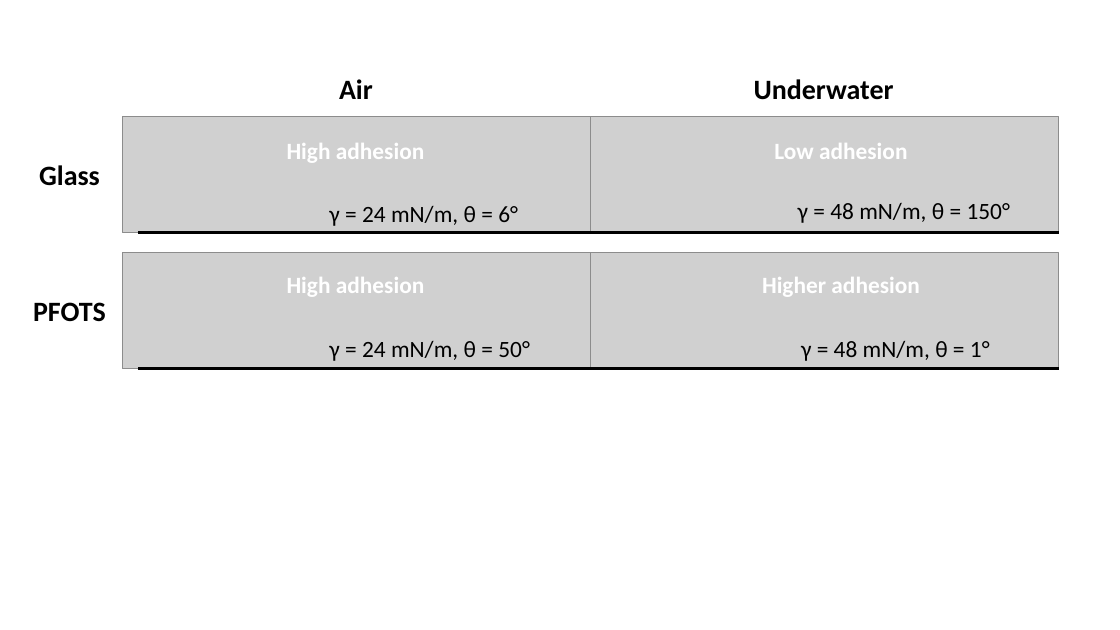
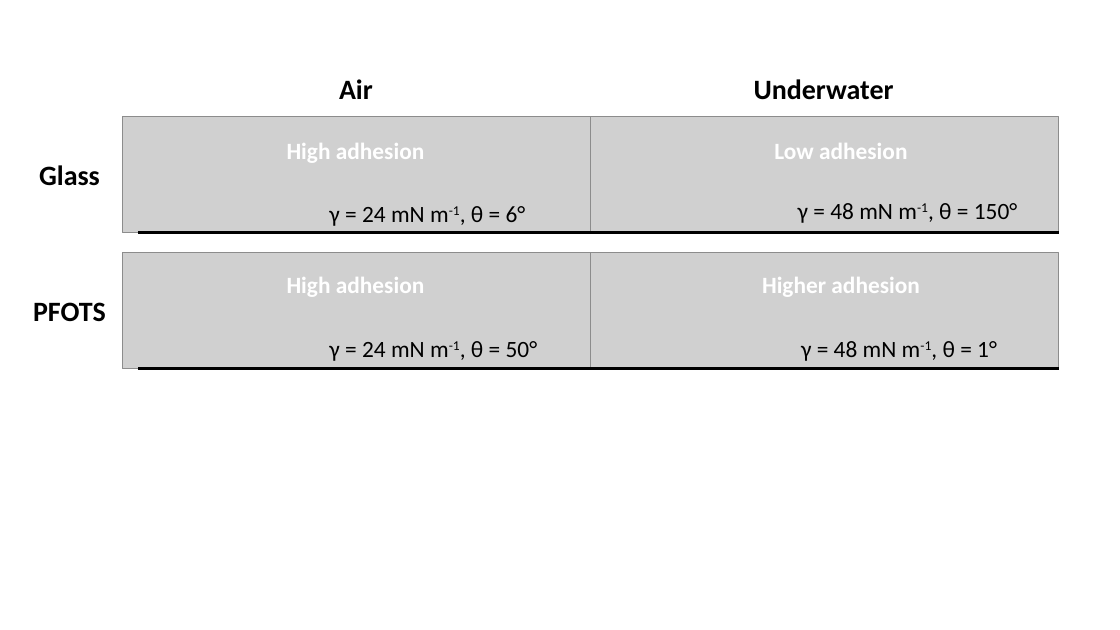
Before and after one commit to PranavSudersan/paper-underwater_adhesion, a slide deck: slide 2 of Data/schematics.pptx. Drawn at 1120x630 pixels with LibreOffice and Linux fonts; fonts in the diff are those of the drawing; grey boxes stand for pictures. Boxes give left, top, right and bottom in pixels: in the first picture for what was removed or moved away, otherwise in the second. Text is boxed around its words. In the diff, an @@ line names an element or a change of style, - is before the commit and + after.

```diff
--- a/Data/schematics.pptx
+++ b/Data/schematics.pptx
@@ text at <box>329,206,526,226</box>: text changed @@
-γ = 24 mN/m, θ = 6°
+γ = 24 mN m-1, θ = 6°
@@ text at <box>798,203,1018,223</box>: text changed @@
-γ = 48 mN/m, θ = 150°
+γ = 48 mN m-1, θ = 150°
@@ text at <box>329,341,538,361</box>: text changed @@
-γ = 24 mN/m, θ = 50°
+γ = 24 mN m-1, θ = 50°
@@ text at <box>801,341,997,361</box>: text changed @@
-γ = 48 mN/m, θ = 1°
+γ = 48 mN m-1, θ = 1°
```
Also in this commit, not shown: 26 other files.
